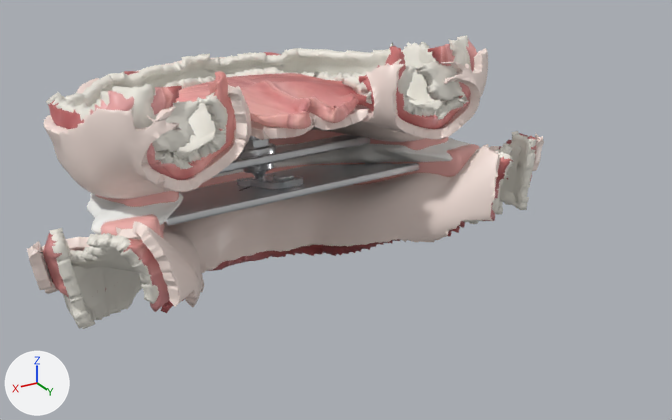
Two versions of the glTF model modelli/zahn3d/zahnlos.glb, one commit apart.
The view is the same before and after, from a camera (50 mm lens) standing at (0.0649, 0.0725, 1.5898) and looking at (-0.007, -0.0474, 1.5299). The lights are fixed; the arrows at lower left show +X, +Y and +Z. The first picture is the older version. Where no turn or scale is listed for an object, it has been applied to the vertices.

The scene before the commit, as lines of its bpy script (objects in view):
```python
me_basis_ok = bpy.data.meshes.new('basis_ok')
me_basis_ok.from_pydata(...)  # 9584 vertices, 19242 faces; spans x -0.0349..0.0349, y -0.0274..0.0274, z -0.0105..0.0105
me_basis_ok.materials.append(mat_zl_basis)  # pale pink #f9e7df
me_kamm_uk = bpy.data.meshes.new('kamm_uk')
me_kamm_uk.from_pydata(...)  # 6708 vertices, 13412 faces; spans x -0.0407..0.0407, y -0.0254..0.0254, z -0.0142..0.0142
me_kamm_uk.materials.append(mat_zl_kamm)  # white #f2efe5
me_schleimhaut_uk = bpy.data.meshes.new('schleimhaut_uk')
me_schleimhaut_uk.from_pydata(...)  # 7656 vertices, 15308 faces; spans x -0.0415..0.0415, y -0.0257..0.0257, z -0.014..0.014
me_schleimhaut_uk.materials.append(mat_zl_schleimhaut_uk)  # picture img_zl_schleimhaut_uk
ob_basis_ok = bpy.data.objects.new('basis_ok', me_basis_ok)
ob_basis_ok.location = (0.0, -0.0649, 1.545)
ob_kamm_uk = bpy.data.objects.new('kamm_uk', me_kamm_uk)
ob_kamm_uk.location = (0.0, -0.059, 1.5253)
ob_schleimhaut_uk = bpy.data.objects.new('schleimhaut_uk', me_schleimhaut_uk)
ob_schleimhaut_uk.location = (0.0, -0.0595, 1.5252)
# also in view: 'kamm_ok' at (0.0, -0.0639, 1.5469); 'schleimhaut_ok' at (0.0, -0.0646, 1.5463); 'plaettchen' at (0.0005, -0.0559, 1.5335); 'stiftplatte' at (0.0, -0.0617, 1.5362); 'wall_uk' at (0.0, -0.0611, 1.531)
```
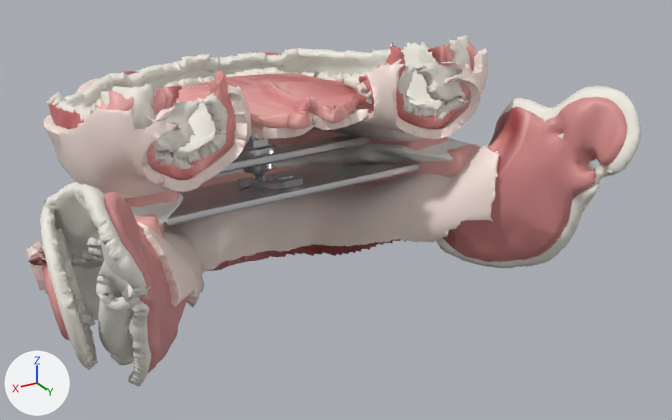
The change in detail:
Mesh me_schleimhaut_uk_hinten is new.
It has 3358 vertices, 6728 faces and spans x -0.0436..0.0441, y -0.0507..-0.0161, z 1.5201..1.5506.
It uses material mat_zl_schleimhaut_uk (picture img_zl_schleimhaut_uk).
Mesh me_kamm_uk_hinten is new.
It has 3444 vertices, 6904 faces and spans x -0.0428..0.0428, y -0.0504..-0.0145, z 1.5183..1.5518.
It uses material mat_zl_kamm (white #f2efe5).
Object 'schleimhaut_uk_hinten' (ob_schleimhaut_uk_hinten) is new; it shows me_schleimhaut_uk_hinten.
Its location is (0.0, 0.0, 0.0).
Object 'kamm_uk_hinten' (ob_kamm_uk_hinten) is new; it shows me_kamm_uk_hinten.
Its location is (0.0, 0.0, 0.0).

What differs and where, as boxes [x1, y1, x2, y2] in the pictures (672 x 420 px):
'schleimhaut_uk_hinten', added
    after: [28, 97, 627, 373]
'kamm_uk_hinten', added
    after: [40, 86, 641, 387]
'kamm_uk', unchanged, covered by the edit
    before: [49, 131, 537, 329]
    after: [55, 228, 104, 327]
'schleimhaut_uk', unchanged, covered by the edit
    before: [43, 133, 537, 313]
    after: [43, 239, 401, 271]
